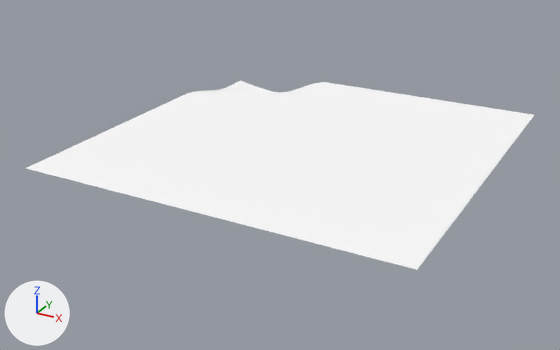
What one commit did to the glTF model games/yorimichi/assets/belmonte/meshes/SM_BM_BT_Terrain_2_4.glb.
The view is the same before and after, from a 50 mm camera at (-159.0, 109.0, 221.0) aimed at (-394.0, 538.0, 6.0). Lighting does not change. The marker at lower left points along +X, +Y and +Z. The picture after the commit comes second.

Before the edit, the objects in view are built like this:
```python
me_sm_bt_terrain_2_4 = bpy.data.meshes.new('SM_BT_Terrain_2_4')
me_sm_bt_terrain_2_4.from_pydata(...)  # 2235 vertices, 4283 faces; spans x -512.0..-256.0, y 424.0..680.0, z 14.0..30.0
me_sm_bt_terrain_2_4.materials.append(mat_bm_000_m_terrain_018)
ob_sm_bm_bt_terrain_2_4 = bpy.data.objects.new('SM_BM_BT_Terrain_2_4', me_sm_bt_terrain_2_4)
ob_sm_bm_bt_terrain_2_4.location = (0.0, 0.0, 0.0)
```
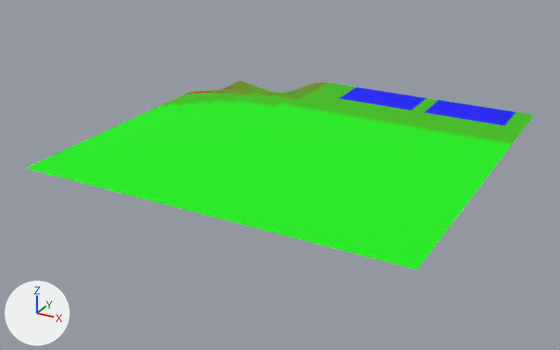
What differs and where, as boxes [x1, y1, x2, y2] in the pictures (560 x 350 px):
part 1 of me_sm_bt_terrain_2_4, recoloured (white to green)
    both: [26, 81, 534, 270]
part 2 of me_sm_bt_terrain_2_4, recoloured (white to blue)
    both: [340, 87, 516, 126]

What the commit changed:
me_sm_bt_terrain_2_4 has 2235 vertices, 4283 faces and spans x -512.0..-256.0, y 424.0..680.0, z 14.0..30.0.
me_sm_bt_terrain_2_4 is used by ob_sm_bm_bt_terrain_2_4; location (0.0, 0.0, 0.0).
me_sm_bt_terrain_2_4 part 1: 3263 faces centred in x -512.0..-258.0, y 426.0..679.0, z 14.0..30.0 are repainted in the vertex colours; the middle colour goes from white #ffffff to green #3bc000.
me_sm_bt_terrain_2_4 part 2: 1020 faces centred in x -400.0..-270.0, y 645.0..679.0, z 30.0 are repainted in the vertex colours; the middle colour goes from white #ffffff to blue #040eed.
